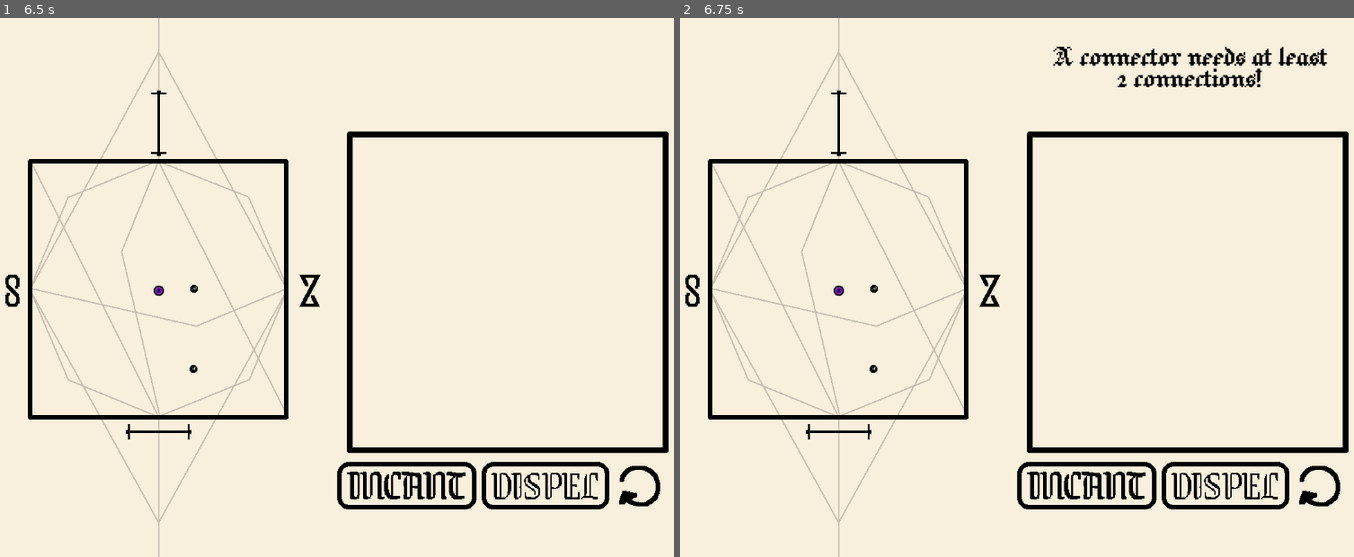
Above: before the commit, frames 1-2 (left to right).
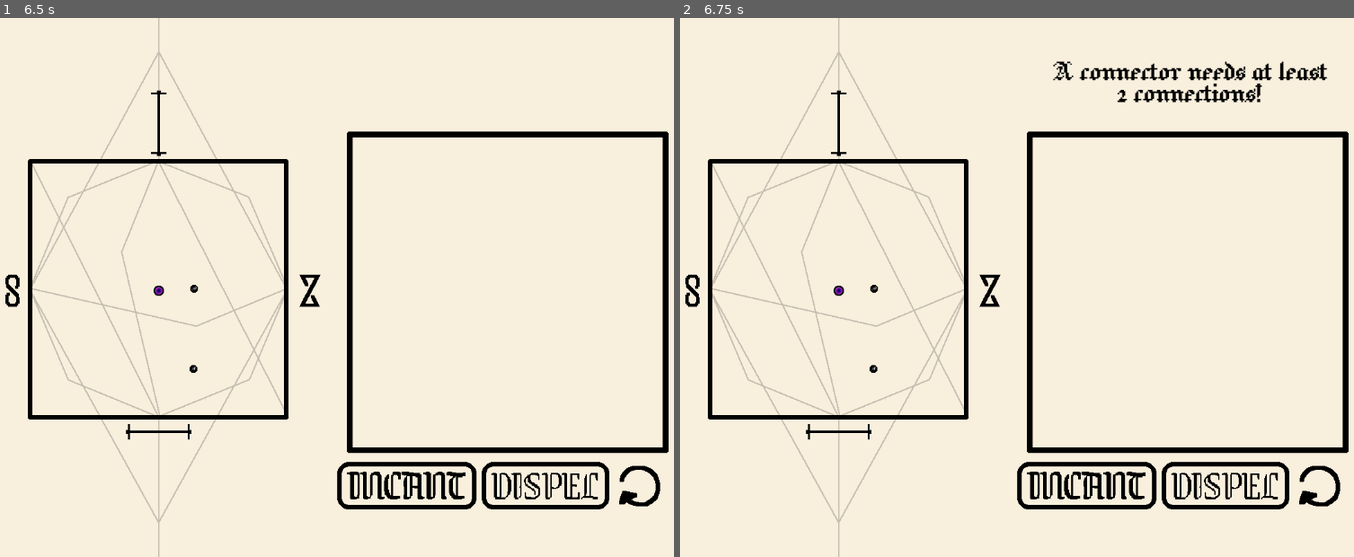
Above: after the commit, the same moments.

Repository: lohchness/Cursebreaker
Game: Godot game, scene res://scenes/level.tscn
Same seed, same stepped clock (60 frames per second), same inputs: the game is played once before the commit and once after it.
Inputs (mouse positions are in pixels of both pictures, inside the frame that each line leads up to):
- Up to frame 1 (6.5 s): click (404, 486) at 0.5 s; click (545, 486) at 1.25 s; click (404, 486) at 2 s; click (545, 486) at 2.75 s; click (404, 486) at 3.5 s; click (545, 486) at 4.25 s; click (640, 486) at 5 s; tap Enter at 5.75 s; move the mouse to (505, 292) at 5.77 s; press the mouse at (505, 292) at 5.78 s
- Up to frame 2 (6.75 s): tap Space (incant) at 6.5, 6.6 s; move the mouse to (1232, 368) at 6.52 s; release the mouse at (1232, 368) at 6.53 s; click (1232, 368) at 6.67 s

Frame 1 is identical in both runs. In frame 2, 1.7% of the frame differs, in the area x 55-96%, y 5-16%.

Commit message:
Stroke classification error sent to label

Diff:
--- a/scenes/whiteboard.tscn
+++ b/scenes/whiteboard.tscn
@@ -29,9 +29,9 @@
 
 [node name="TooltipHelp" parent="." instance=ExtResource("3_l7cr7")]
 offset_left = 602.0
-offset_top = 45.0
+offset_top = 68.0
 offset_right = 1052.0
-offset_bottom = 199.0
+offset_bottom = 222.0
 theme_override_fonts/font = SubResource("FontVariation_v4ktc")
 theme_override_font_sizes/font_size = 50
 autowrap_mode = 2
--- a/scripts/pen.gd
+++ b/scripts/pen.gd
@@ -118,6 +118,7 @@
 					if stroke_type == Globals.SIMPLE_STRAIGHT:
 						stroke_type = Globals.COMPLEX_STRAIGHT
 					if stroke_type == Globals.CURVE:
+						handle_stroke_error("Your curve is too sharp!")
 						stroke_type = Globals.INVALID
 
 				# new theta zero means new angle difference, for printing purposes
@@ -128,6 +129,7 @@
 					if stroke_type == Globals.SIMPLE_STRAIGHT:
 						stroke_type = Globals.CURVE
 					if stroke_type == Globals.COMPLEX_STRAIGHT:
+						handle_stroke_error("Your sharp is too curvy!")
 						stroke_type = Globals.INVALID
 
 		#print("Theta - Theta Zero: " + str(angle_difference))
@@ -141,11 +143,13 @@
 	if stroke_type == Globals.CURVE:
 		if pixel_length(substrokes[-1]) < 50:
 			stroke_type = Globals.INVALID
+			handle_stroke_error("Your curve is too short!")
 
 	if stroke_type == Globals.SIMPLE_STRAIGHT:
-		if pixel_length(substrokes[-1]) < 200:
+		if pixel_length(substrokes[-1]) >= 120 and pixel_length(substrokes[-1]) < 200:
 			stroke_type = Globals.INVALID
-		if pixel_length(substrokes[-1]) < 120:
+			handle_stroke_error("Your connector is too long!")
+		elif pixel_length(substrokes[-1]) < 120:
 			stroke_type = Globals.CONNECTOR
 
 	match stroke_type:
